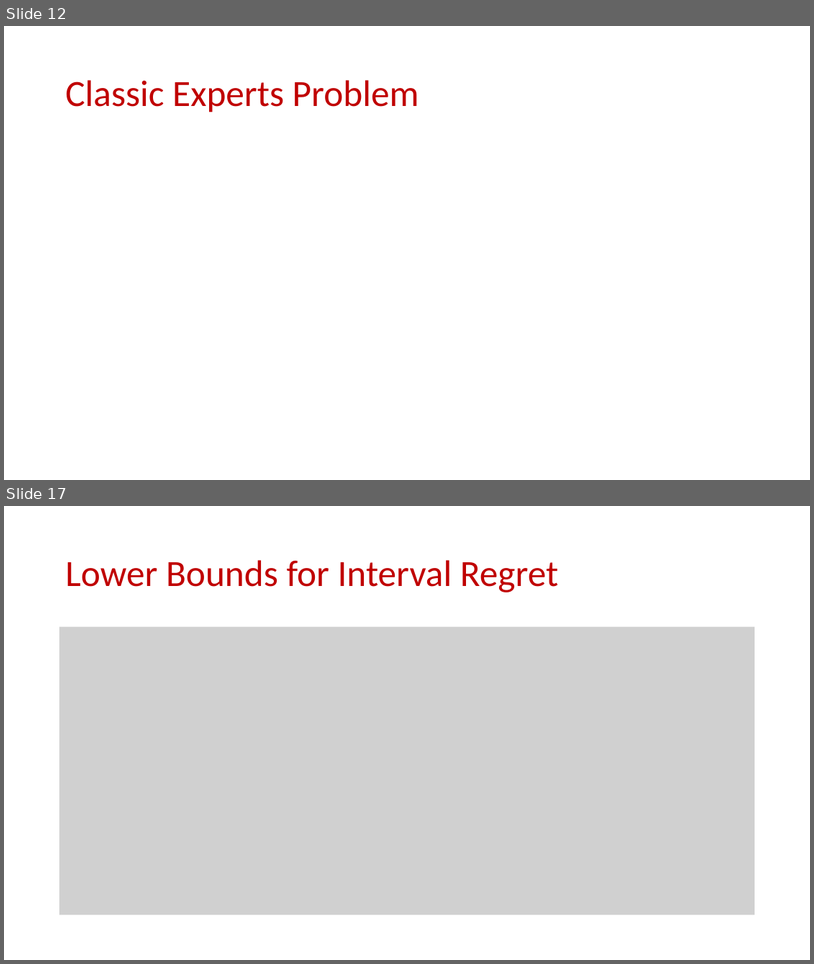
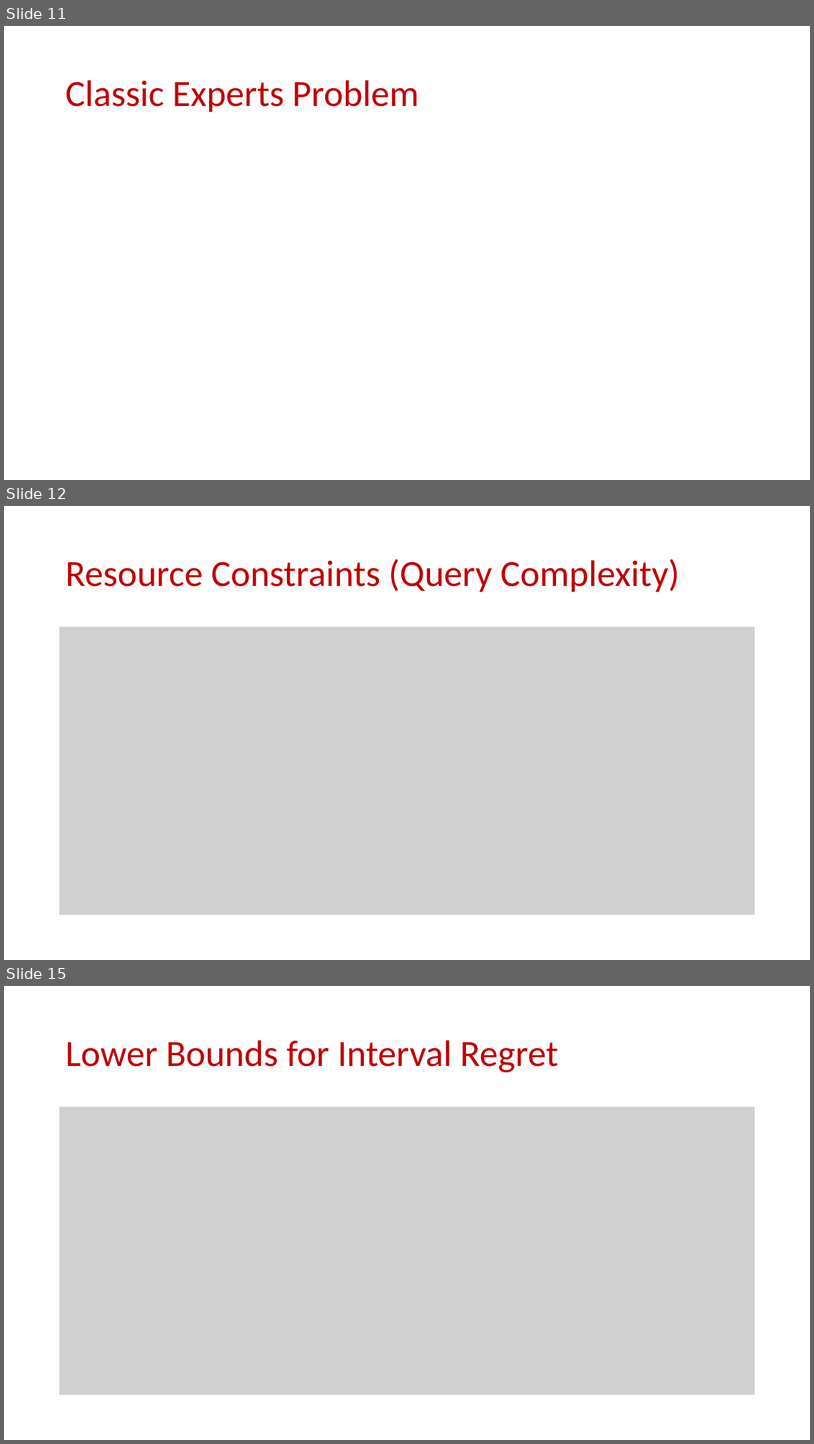
Before and after one commit to samsonzhou/samsonzhou.github.io, a slide deck: other-talks/SODA 2026.pptx. Shown one above the other, each under a label of ours: slides 12 and 17 before the commit, slides 11, 12 and 15 after it; the slides between them are not shown. The pictures are 814x964 and 814x1444 pixels, drawn with LibreOffice and Linux fonts; fonts in the diff are those of the drawing; grey boxes stand for pictures. Boxes give left, top, right and bottom in pixels: in the first picture for what was removed or moved away, otherwise in the second. Text is boxed around its words. In the diff, an @@ line names an element or a change of style, - is before the commit and + after.

```diff
--- a/other-talks/SODA 2026.pptx
+++ b/other-talks/SODA 2026.pptx
@@ slide 12 added at [4,506,810,960], background #FFFFFF @@
@@ title added at [65,559,680,592], 44 pt, text #C00000 @@
+Resource Constraints (Query Complexity)
@@ picture added at [59,627,756,915] @@
@@ what was slide 12 is now slide 11 @@
@@ what was slide 17 is now slide 15 @@
```
Also in this commit, not shown: 11 slides changed.
